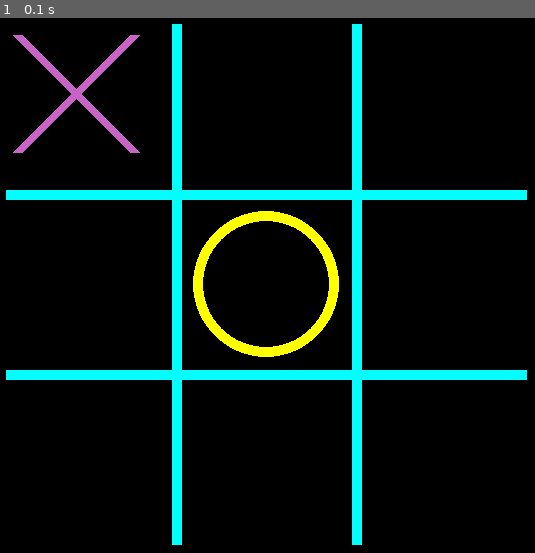
Above: before the commit, frame 1.
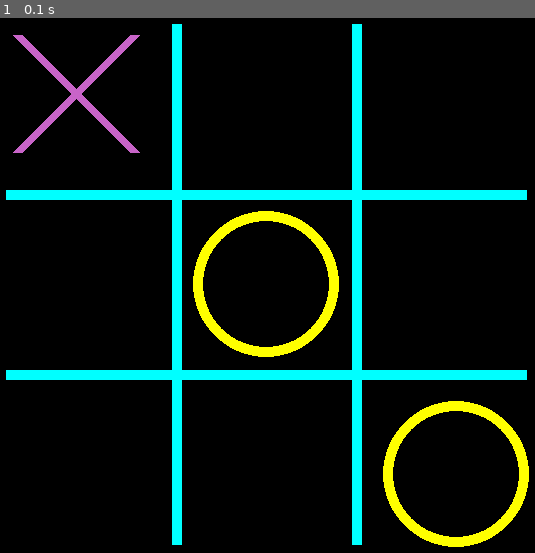
Above: after the commit, the same moment.

Repository: SaulRuizS/Tictactoe
Game: pygame game, started from tictactoe_python.py
Same seed, same stepped clock (60 frames per second), same inputs: the game is played once before the commit and once after it.
Inputs:
- Up to frame 1 (0.1 s): no input

The runs differ from the first frame. In frame 1, 1.5% of the frame differs, in the area x 71-99%, y 71-99%.

Commit message:
Circle cell padding update

Diff:
--- a/circle.py
+++ b/circle.py
@@ -15,19 +15,21 @@
     circle_line_width = 0
     circle_radius = 0
 
-    def __init__(self, screen, color, screen_width, screen_height, screen_padding, grid_line_padding, circle_radius, line_width):
+    def __init__(self, screen, color, circle_radius, line_width):
         self.screen = screen
         self.color = color
+
+        self.circle_radius = circle_radius
+        self.circle_line_width = line_width
+
+    def Draw(self, screen_width, screen_height, screen_padding, grid_line_padding,):
 
         self.screen_width = screen_width
         self.screen_height = screen_height
         self.screen_padding = screen_padding
 
         self.circle_pos_padding = grid_line_padding - self.screen_padding
-        self.circle_radius = circle_radius
-        self.circle_line_width = line_width
 
-    def Draw(self):
         circle_start_pos_x = self.circle_pos_padding
         circle_start_pos_y = self.circle_pos_padding
 
--- a/tictactoe_python.py
+++ b/tictactoe_python.py
@@ -23,6 +23,8 @@
 circle_radius = ( ( (line_length / 3) - (line_width / 2) ) / 2 ) - (screen_padding * 0.2)
 cross_width = (line_length / 3) - (line_width / 2) - (screen_padding * 0.7)
 
+circle_cell_padding = 190
+
 grid_color = pygame.Color(0,255,255)
 cross_color = pygame.Color(200,100,200)
 circle_color = pygame.Color(255,255,0)
@@ -33,7 +35,7 @@
 
 cross = Cross(screen,cross_color,SCREEN_WIDTH,SCREEN_HEIGHT,screen_padding,grid_line_padding,line_width,cross_width)
 
-circle = Circle(screen,circle_color,SCREEN_WIDTH,SCREEN_HEIGHT,screen_padding - 190,grid_line_padding,circle_radius,line_width)
+circle = Circle(screen,circle_color,circle_radius,line_width)
 
 while running:
     # poll for events
@@ -51,7 +53,9 @@
 
     cross.Draw()
 
-    circle.Draw()
+    circle.Draw(SCREEN_WIDTH,SCREEN_HEIGHT,screen_padding - circle_cell_padding,grid_line_padding)
+
+    circle.Draw(SCREEN_WIDTH,SCREEN_HEIGHT,screen_padding - (circle_cell_padding*2) ,grid_line_padding)
 
     # flip() the display to put your work on screen
     pygame.display.flip()
